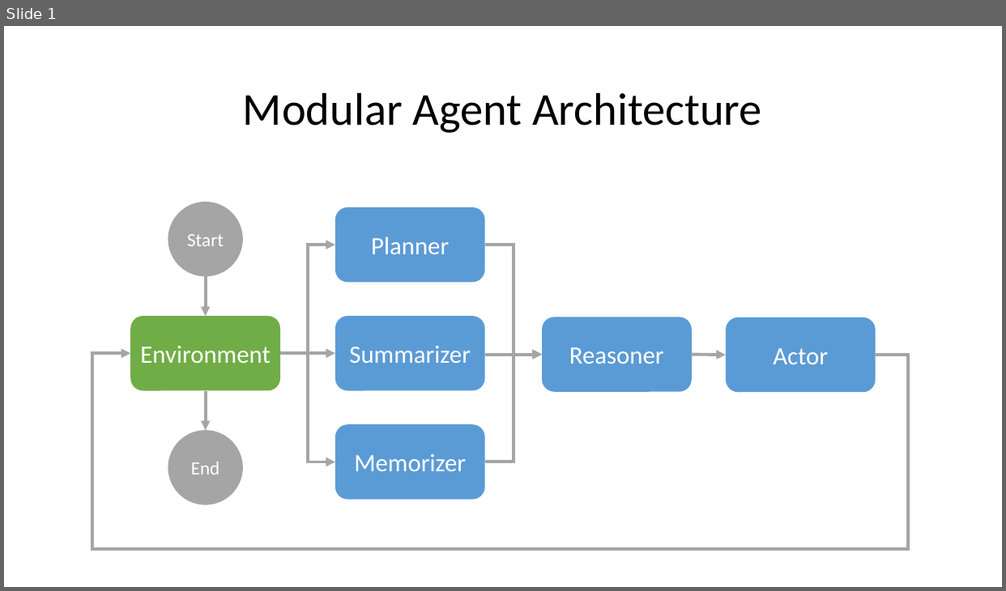
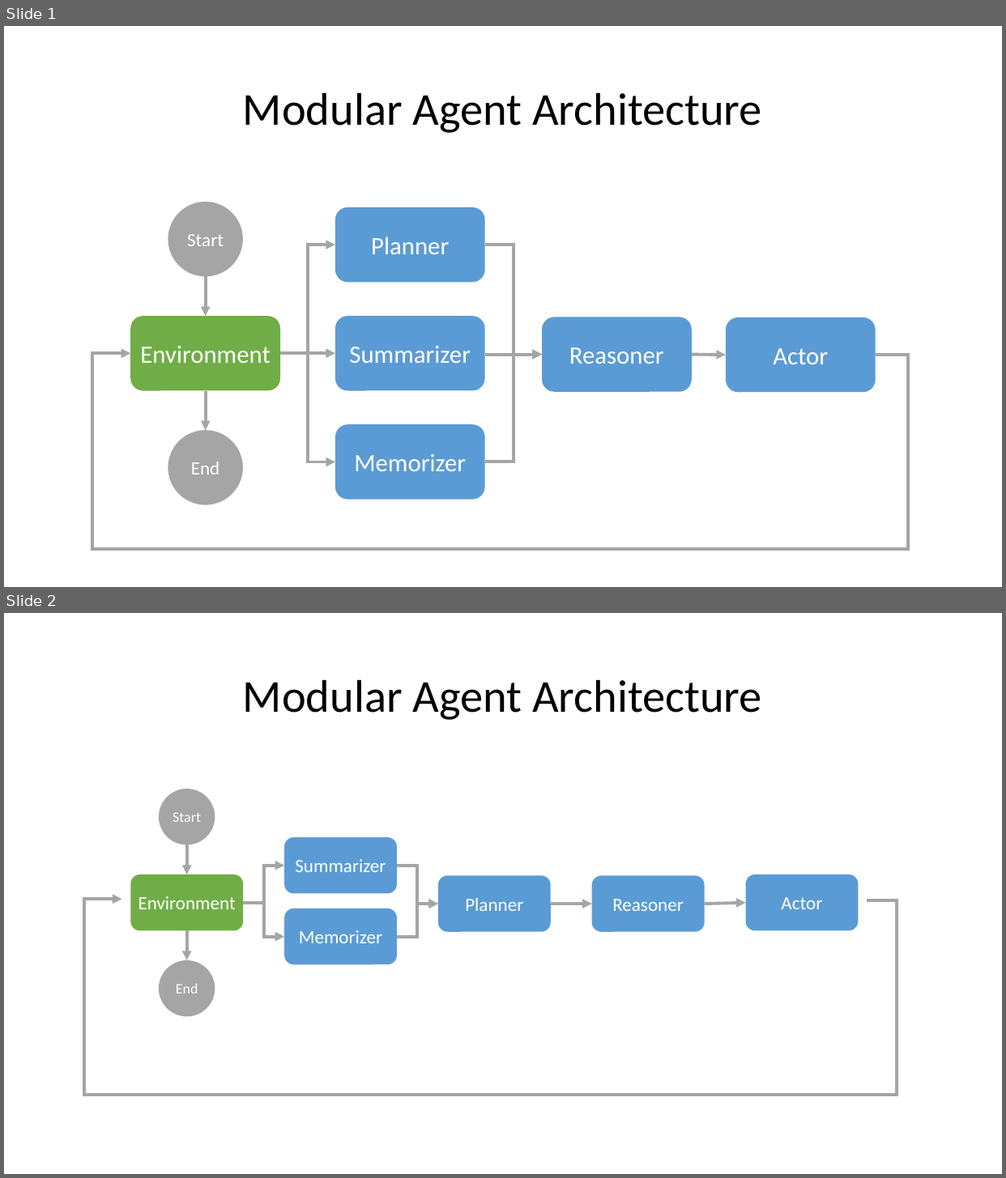
Before and after one commit to matthewrenze/modular-agents, a slide deck: agent-diagrams.pptx. Shown one above the other, each under a label of ours: slide 1 before the commit, slides 1 and 2 after it. The pictures are 1006x591 and 1006x1178 pixels, drawn with LibreOffice and Linux fonts; fonts in the diff are those of the drawing. Boxes give left, top, right and bottom in pixels: in the first picture for what was removed or moved away, otherwise in the second. Text is boxed around its words. In the diff, an @@ line names an element or a change of style, - is before the commit and + after.

```diff
--- a/agent-diagrams.pptx
+++ b/agent-diagrams.pptx
@@ slide 2 added at [4, 613, 1002, 1174], background #FFFFFF @@
@@ text added at [243, 679, 762, 720], 44 pt, text #000000 @@
+Modular Agent Architecture
@@ ellipse added at [159, 789, 215, 845], fill #A5A5A5, 14 pt, text #FFFFFF @@
+Start
@@ arrow added from (187, 845) to (187, 875), #A5A5A5 3 pt @@
@@ rounded rectangle added at [285, 837, 397, 894], fill #5B9BD5, 18 pt, text #FFFFFF @@
+Summarizer
@@ rounded rectangle added at [130, 875, 243, 931], fill #70AD47, 18 pt, text #FFFFFF @@
+Environment
@@ elbow arrow added from (243, 903) to (285, 865), #A5A5A5 3 pt @@
@@ elbow arrow added from (397, 865) to (438, 905), #A5A5A5 3 pt @@
@@ rounded rectangle added at [438, 875, 551, 932], fill #5B9BD5, 18 pt, text #FFFFFF @@
+Planner
@@ rounded rectangle added at [592, 875, 704, 932], fill #5B9BD5, 18 pt, text #FFFFFF @@
+Reasoner
@@ rounded rectangle added at [746, 875, 859, 931], fill #5B9BD5, 18 pt, text #FFFFFF @@
+Actor
@@ elbow arrow added from (867, 901) to (122, 899), #A5A5A5 3 pt @@
@@ elbow arrow added from (243, 903) to (285, 937), #A5A5A5 3 pt @@
@@ arrow added from (705, 905) to (746, 903), #A5A5A5 3 pt @@
@@ rounded rectangle added at [285, 909, 397, 965], fill #5B9BD5, 18 pt, text #FFFFFF @@
+Memorizer
@@ elbow arrow added from (397, 937) to (438, 905), #A5A5A5 3 pt @@
@@ arrow added from (551, 905) to (592, 905), #A5A5A5 3 pt @@
@@ arrow added from (187, 931) to (187, 960), #A5A5A5 3 pt @@
@@ ellipse added at [159, 960, 215, 1016], fill #A5A5A5, 14 pt, text #FFFFFF @@
+End
```
Also in this commit, not shown: 11 other files.
